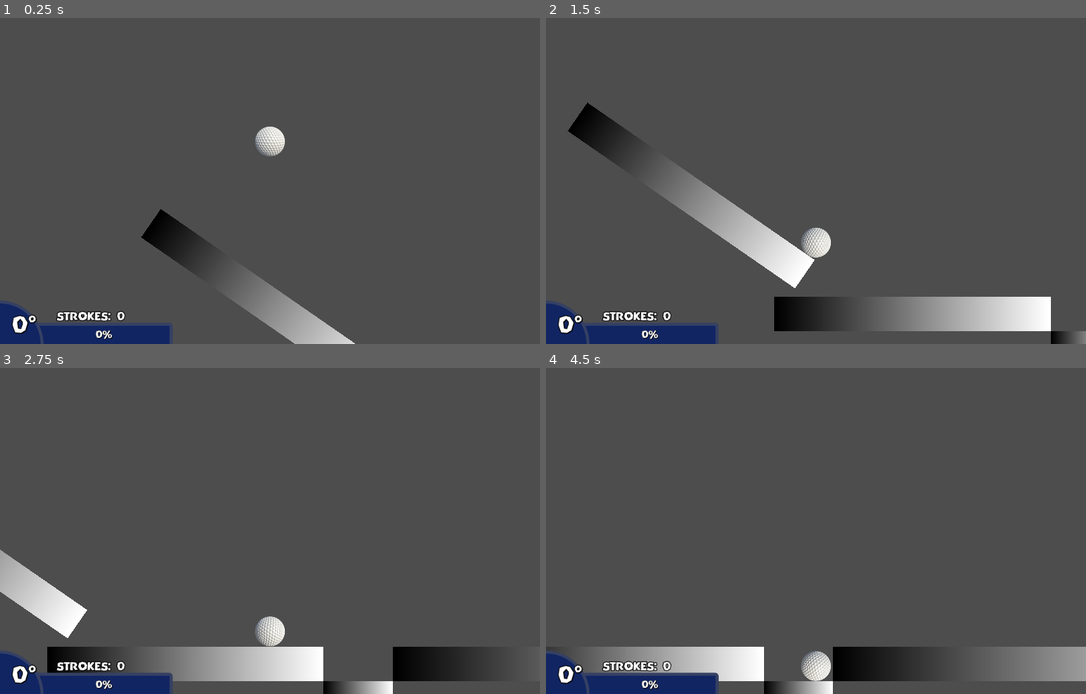
Above: before the commit, frames 1-4 (two rows, left to right).
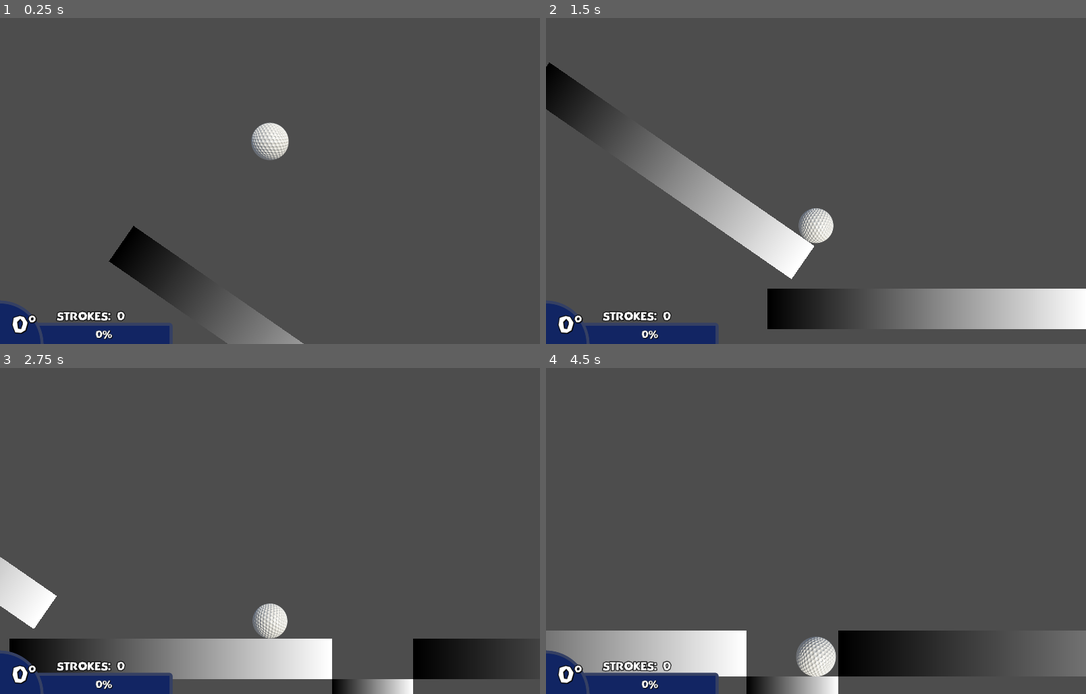
Above: after the commit, the same moments.

Repository: leafcabral/leafs-arcade
Game: Godot game, scene res://main/game_root.tscn
Two runs of this game, one before a commit and one after it. Both use one fixed random seed, a clock stepped at 60 frames per second and the inputs below.
Inputs (mouse positions are in pixels of both pictures, inside the frame that each line leads up to):
- Up to frame 1 (0.25 s): no input
- Up to frame 2 (1.5 s): move the mouse to (816, 141) at 0.52 s; tap Mouse wheel up (zoom_in, bound only after the commit) at 0.6 s; tap Mouse wheel down (zoom_out, bound only after the commit) at 0.8, 1.35 s; move the mouse to (708, 161) at 1.27 s
- Up to frame 3 (2.75 s): tap Mouse wheel up (zoom_in, bound only after the commit) at 1.55 s; move the mouse to (324, 403) at 2.02 s; click (324, 403) at 2.1 s; tap Mouse wheel down (zoom_out, bound only after the commit) at 2.3 s
- Up to frame 4 (4.5 s): move the mouse to (789, 573) at 2.77 s; tap Mouse wheel up (zoom_in, bound only after the commit) at 2.85, 4.35 s; move the mouse to (978, 553) at 3.52 s; tap Mouse wheel down (zoom_out, bound only after the commit) at 3.6 s; tap Middle mouse button (zoom_reset, bound only after the commi… at 4.15 s; move the mouse to (654, 429) at 4.27 s

The runs differ from the first frame. In frame 1, 5.5% of the frame differs, in the area x 20-66%, y 32-100%; in frame 2, 9.4%, in the area x 0-100%, y 13-100%; in frame 3, 6.5%; in frame 4, 8.8%.

Commit message:
feat: add camera zoom in and out

Diff:
--- a/mini-golf-2d/entities/player/player.gd
+++ b/mini-golf-2d/entities/player/player.gd
@@ -5,6 +5,8 @@
 const DRIVER_CLUB := preload("uid://co7lprfyeuwgs")
 const WOOD_CLUB := preload("uid://cllyoka27wb4x")
 const WEDGE_CLUB := preload("uid://dqisdeotk3fkt")
+const MAX_ZOOM := Vector2.ONE * 1.5
+const MIN_ZOOM := Vector2.ONE * 0.25
 
 @export var pos_reset_start := Vector2.ZERO
 
@@ -14,6 +16,7 @@
 
 @onready var club: GolfClub = $Club
 @onready var ball: GolfBall = $Ball
+@onready var camera: Camera2D = $Ball/Camera
 
 
 func _ready() -> void:
@@ -35,6 +38,30 @@
 	if event.is_action_pressed("reset_start"):
 		ball.teleport(pos_reset_start)
 
+	if event.is_action_pressed("zoom_reset"):
+		camera.zoom = Vector2.ONE
+
+
+func _process(delta: float) -> void:
+	var zoom_amount := Input.get_axis("zoom_out", "zoom_in") * delta
+	if zoom_amount:
+		zoom(zoom_amount)
+	else:
+		# Mouse scroll only activates is_action_just_pressed
+		zoom_amount = delta * 3
+		if Input.is_action_just_pressed("zoom_in"):
+			zoom(zoom_amount)
+		elif Input.is_action_just_pressed("zoom_out"):
+			zoom(-zoom_amount)
+
+
+func zoom(amount: float)-> void:
+	var new_zoom := camera.zoom + Vector2(amount, amount)
+	if amount > 0:
+		camera.zoom = MAX_ZOOM.min(new_zoom)
+	elif amount < 0:
+		camera.zoom = MIN_ZOOM.max(new_zoom)
+
 
 func get_hud_data() -> Dictionary:
 	return club.get_swing_data().merged({"strokes": strokes})
--- a/mini-golf-2d/entities/player/player.tscn
+++ b/mini-golf-2d/entities/player/player.tscn
@@ -14,7 +14,6 @@
 linear_damp = 0.2
 
 [node name="Camera" type="Camera2D" parent="Ball" unique_id=2030620364]
-zoom = Vector2(0.8, 0.8)
 limit_bottom = 600
 limit_smoothed = true
 
--- a/mini-golf-2d/project.godot
+++ b/mini-golf-2d/project.godot
@@ -58,6 +58,24 @@
 "events": [Object(InputEventKey,"resource_local_to_scene":false,"resource_name":"","device":-1,"window_id":0,"alt_press …(191 unchanged characters)…
 ]
 }
+zoom_in={
+"deadzone": 0.2,
+"events": [Object(InputEventMouseButton,"resource_local_to_scene":false,"resource_name":"","device":-1,"window_id":0,"alt_pressed":false,"shift_pressed":false,"ctrl_pressed":false,"meta_pressed":false,"button_mask":8,"position":Vector2(391, 15),"global_position":Vector2(400, 63),"factor":1.0,"button_index":4,"canceled":false,"pressed":true,"double_click":false,"script":null)
+, Object(InputEventKey,"resource_local_to_scene":false,"resource_name":"","device":-1,"window_id":0,"alt_pressed":false,"shift_pressed":false,"ctrl_pressed":true,"meta_pressed":false,"pressed":false,"keycode":0,"physical_keycode":61,"key_label":0,"unicode":0,"location":0,"echo":false,"script":null)
+]
+}
+zoom_out={
+"deadzone": 0.2,
+"events": [Object(InputEventMouseButton,"resource_local_to_scene":false,"resource_name":"","device":-1,"window_id":0,"alt_pressed":false,"shift_pressed":false,"ctrl_pressed":false,"meta_pressed":false,"button_mask":16,"position":Vector2(339, 5),"global_position":Vector2(348, 53),"factor":1.0,"button_index":5,"canceled":false,"pressed":true,"double_click":false,"script":null)
+, Object(InputEventKey,"resource_local_to_scene":false,"resource_name":"","device":-1,"window_id":0,"alt_pressed":false,"shift_pressed":false,"ctrl_pressed":true,"meta_pressed":false,"pressed":false,"keycode":0,"physical_keycode":45,"key_label":0,"unicode":0,"location":0,"echo":false,"script":null)
+]
+}
+zoom_reset={
+"deadzone": 0.2,
+"events": [Object(InputEventMouseButton,"resource_local_to_scene":false,"resource_name":"","device":-1,"window_id":0,"alt_pressed":false,"shift_pressed":false,"ctrl_pressed":false,"meta_pressed":false,"button_mask":4,"position":Vector2(401, 13),"global_position":Vector2(410, 61),"factor":1.0,"button_index":3,"canceled":false,"pressed":true,"double_click":false,"script":null)
+, Object(InputEventKey,"resource_local_to_scene":false,"resource_name":"","device":-1,"window_id":0,"alt_pressed":false,"shift_pressed":false,"ctrl_pressed":true,"meta_pressed":false,"pressed":false,"keycode":0,"physical_keycode":4194308,"key_label":0,"unicode":0,"location":0,"echo":false,"script":null)
+]
+}
 
 [layer_names]
 
